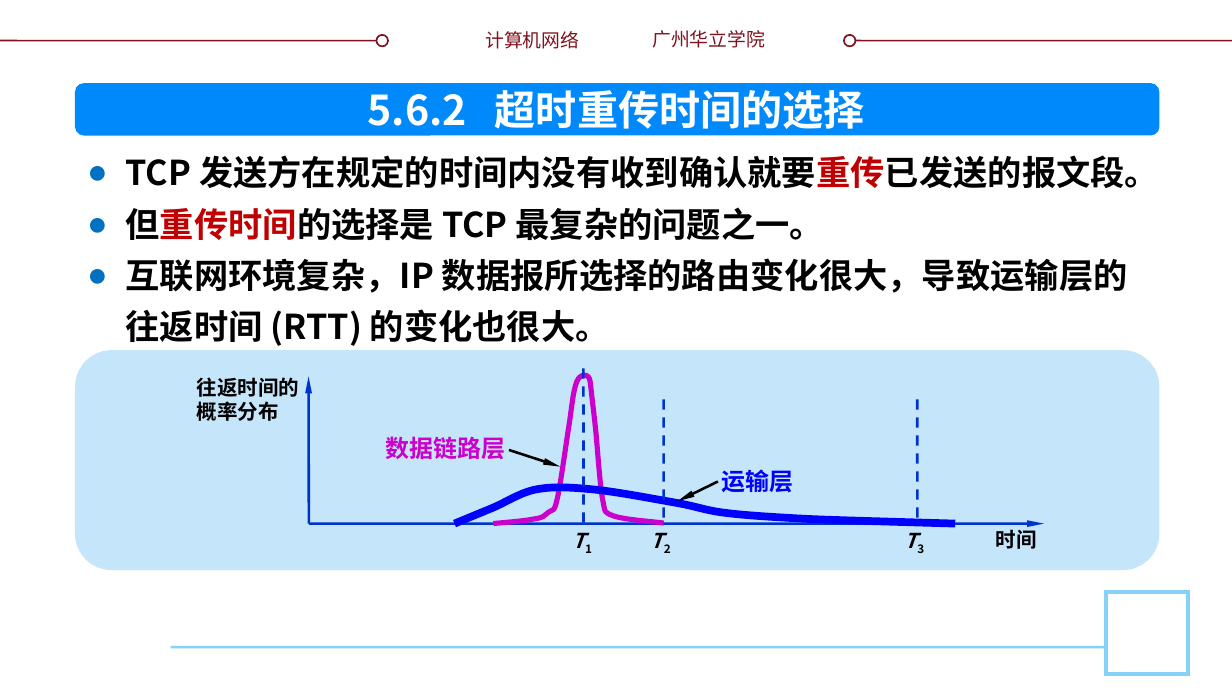
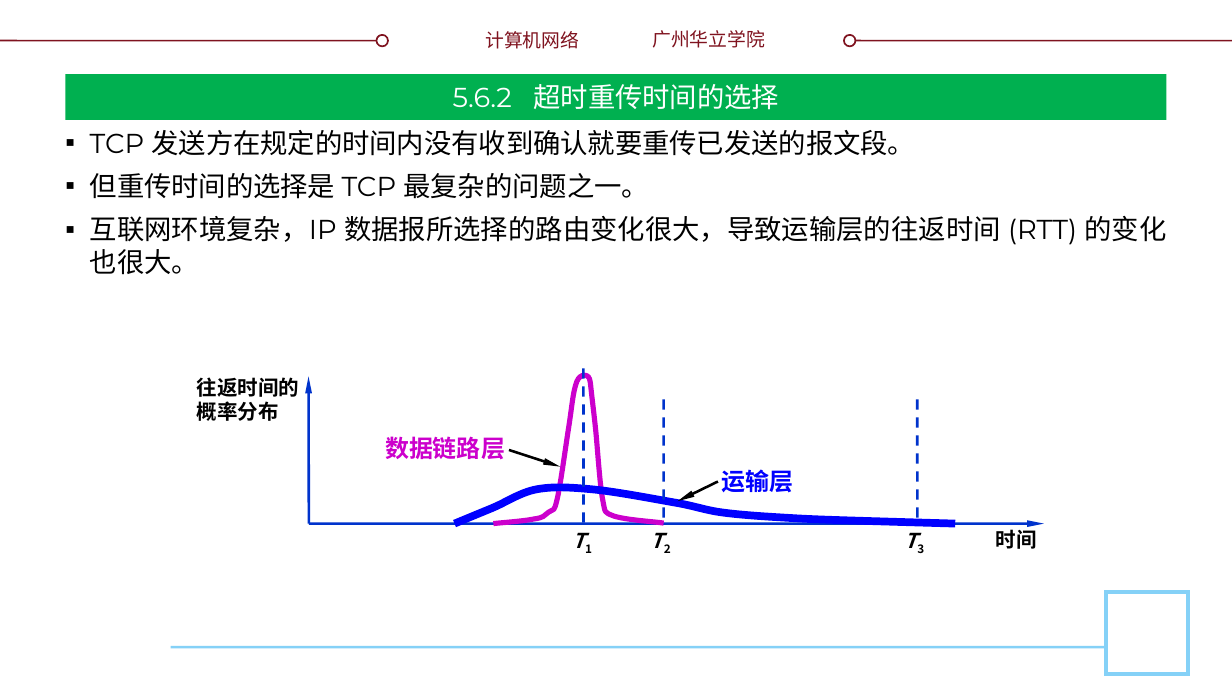
Before and after one commit to glplaman/glplaman.github.io, a slide deck: slide 112 of network/ppt/chap5.pptx (slide 110 before the commit). Drawn at 1232x693 pixels with LibreOffice and Linux fonts; fonts in the diff are those of the drawing; background and template pictures are left out. Boxes give left, top, right and bottom in pixels: in the first picture for what was removed or moved away, otherwise in the second. Text is boxed around its words. In the diff, an @@ line names an element or a change of style, - is before the commit and + after.

```diff
--- a/network/ppt/chap5.pptx
+++ b/network/ppt/chap5.pptx
@@ title "5.6.2 超时重传时间的选择": place and size @@
-title "5.6.2 超时重传时间的选择" at (368,90,865,136)
+title "5.6.2 超时重传时间的选择" at (65,74,1167,120)
@@ title "5.6.2 超时重传时间的选择" at (65,74,1167,120): size 24 to 16 pt, font Noto Sans CJK SC to Montserrat, bold off; vertical alignment top to middle; fill none to #00B050 @@
@@ rounded rectangle removed at (75,84,1159,137) @@
@@ text "TCP 发送方在规定的时间内没有收到确认就要重传已发送的报文段。": place and size @@
-text "TCP 发送方在规定的时间内没有收到确认就要重传已发送的报文段。" at (126,155,1159,346)
+text "TCP 发送方在规定的时间内没有收到确认就要重传已发送的报文段。" at (90,130,1166,275)
@@ text "TCP 发送方在规定的时间内没有收到确认就要重传已发送的报文段。" at (90,130,1166,275): size 20 to 16 pt, font Noto Sans CJK SC to Montserrat, bold off; text colour #C00000 to #000000 in "发送方在规定的时间内没有收到确认就要重传已发送的报文段。", "但重传时间的选择是"; alignment left to justified; bullet ● to ▪; line spacing 30pt to 1; more space between paragraphs @@
@@ rounded rectangle removed at (75,350,1159,570) @@
```
Also in this commit, not shown: 17 other slides changed, 3 slides added, 10 other files.
